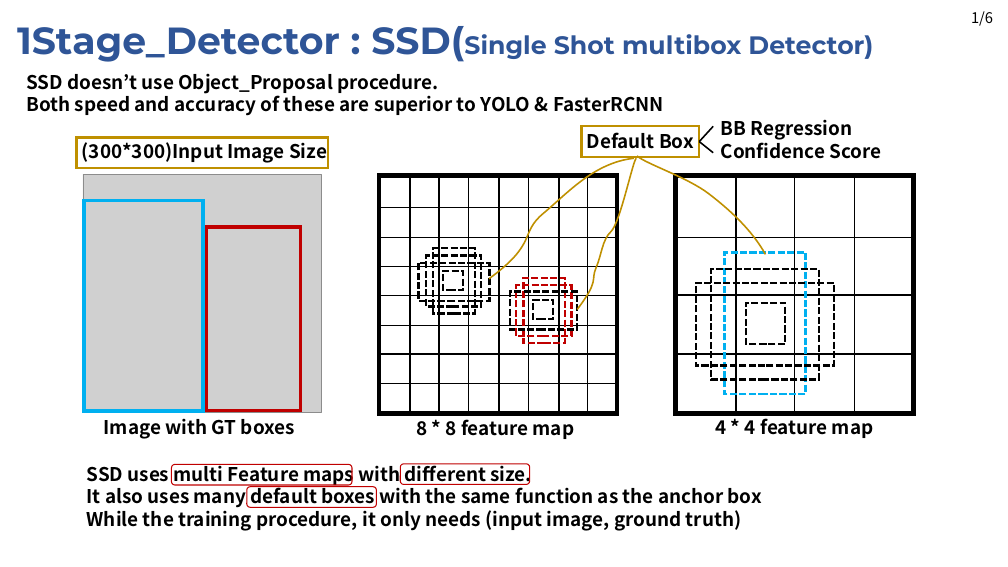
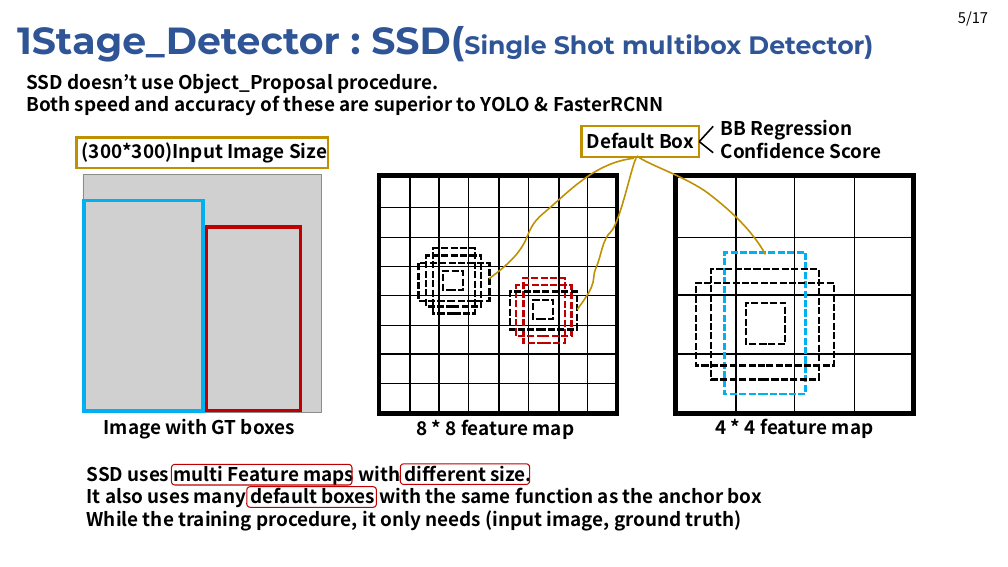
Before and after one commit to JaeHyung-Jung/Seminar_Deeplearning, a slide deck: slide 6 of 2nd_week/Seminar_2nd_week_1Stage.pptx. Drawn at 1008x567 pixels with LibreOffice and Linux fonts; fonts in the diff are those of the drawing; grey boxes stand for pictures. Boxes give left, top, right and bottom in pixels: in the first picture for what was removed or moved away, otherwise in the second. Text is boxed around its words. In the diff, an @@ line names an element or a change of style, - is before the commit and + after.

```diff
--- a/2nd_week/Seminar_2nd_week_1Stage.pptx
+++ b/2nd_week/Seminar_2nd_week_1Stage.pptx
@@ text added at bbox=[958, 11, 988, 26], 14 pt, text #000000 @@
+5/17
@@ text removed at bbox=[971, 11, 993, 26] @@
-1/6
```
Also in this commit, not shown: 12 other slides changed, 5 slides added, 2 slides removed.
